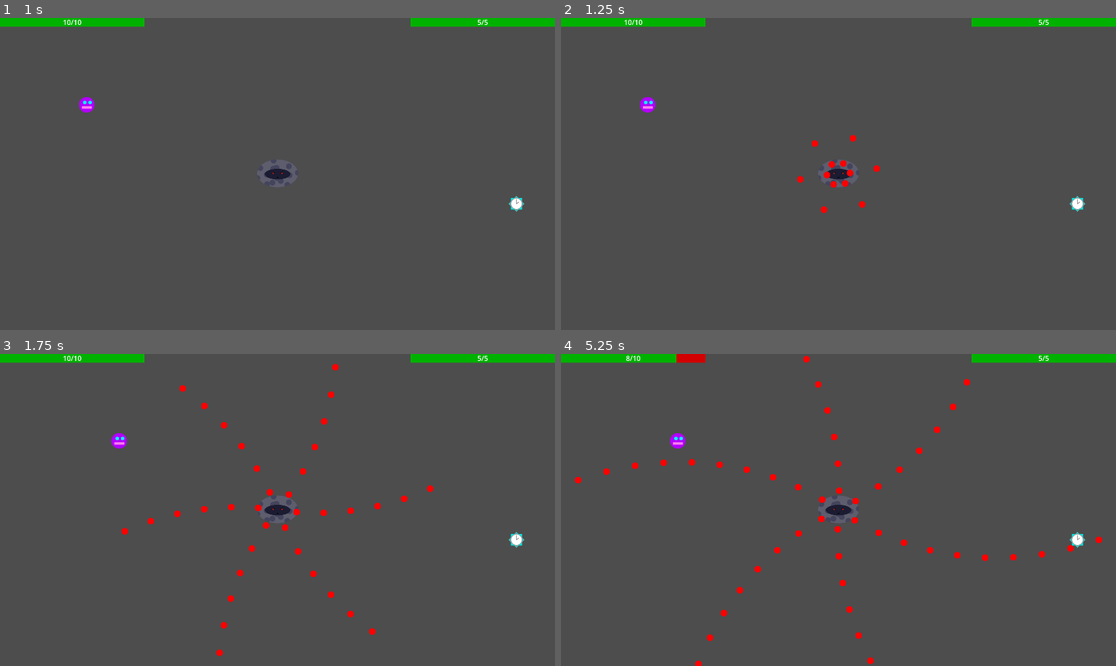
Above: before the commit, frames 1-4 (two rows, left to right).
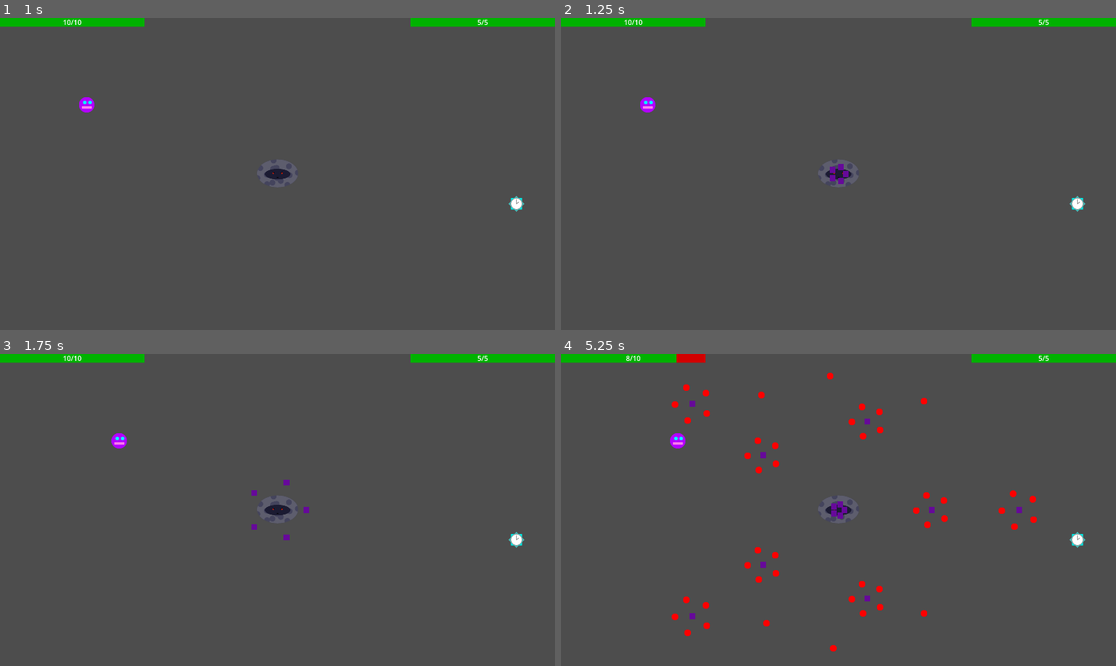
Above: after the commit, the same moments.

Repository: Antoine-Lagache/GameJam_2025
Game: Godot game, scene res://scene/start_menu.tscn
Same seed, same stepped clock (60 frames per second), same inputs: the game is played once before the commit and once after it.
Inputs (mouse positions are in pixels of both pictures, inside the frame that each line leads up to):
- Up to frame 1 (1 s): click "Start Game" at 0.5 s
- Up to frame 2 (1.25 s): no input
- Up to frame 3 (1.75 s): move the mouse to (399, 494) at 1.27 s; hold Right (right) from 1.28 s (still down); hold Shift from 1.28 s (still down)
- Up to frame 4 (5.25 s): move the mouse to (727, 525) at 2.02 s; release Right (right) at 2.03 s; release Shift at 2.03 s; hold Down (down) 2.03-2.78 s; tap Shift at 2.1, 3.6, 5.1 s; move the mouse to (894, 441) at 2.77 s; hold Right (right) 2.78-3.53 s; hold Shift 2.78-3.53 s; move the mouse to (810, 572) at 3.52 s; hold Up (up) 3.53-4.28 s; move the mouse to (1005, 556) at 4.27 s; hold Shift 4.28-5.03 s; hold Left (left) from 4.28 s (still down); move the mouse to (672, 463) at 5.02 s

Frame 1 is identical in both runs. In frame 2, 0.3% of the frame differs, in the area x 42-58%, y 37-63%; in frame 3, 0.9%; in frame 4, 2.3%, in the area x 2-98%, y 0-100%.

Commit message:
big bullets now work again

Diff:
--- a/gamejame/script/big_bullet.gd
+++ b/gamejame/script/big_bullet.gd
@@ -44,5 +44,5 @@
 		new_bullet.speed = 400
 		new_bullet.direction =  2 * PI / 5 * (i + 0.5)
 		new_bullet.angular_velocity = - 0.01
-		new_bullet.scale = Vector2(0.75, 0.75)
+		new_bullet.scale = Vector2(0.5, 0.5)
 		add_child(new_bullet)
--- a/gamejame/script/mechant.gd
+++ b/gamejame/script/mechant.gd
@@ -12,7 +12,7 @@
 	add_to_group("mechant")
 	var screen = DisplayServer.window_get_size()
 	position = Vector2(screen.x/2, screen.y/2)
-	pattern.pattern_id=5
+	pattern.pattern_id=6
 	add_child(pattern)
 	$CanvasLayer/Health_bar.max_health = 5
 	$CanvasLayer/Health_bar.position = Vector2(screen.x - $CanvasLayer/Health_bar/red.size.x,0)
--- a/gamejame/script/pattern.gd
+++ b/gamejame/script/pattern.gd
@@ -127,7 +127,7 @@
 
 func pattern_6(): # big bullet that makes bullets
 	await get_tree().create_timer(0.5).timeout # On evite le spawn kill au chgt de pattern
-	while(pattern_id == 5):
+	while(pattern_id == 6):
 		for i in range(5):
 			var new_bullet:Node = big_bullet.instantiate()
 			new_bullet.speed = 150
